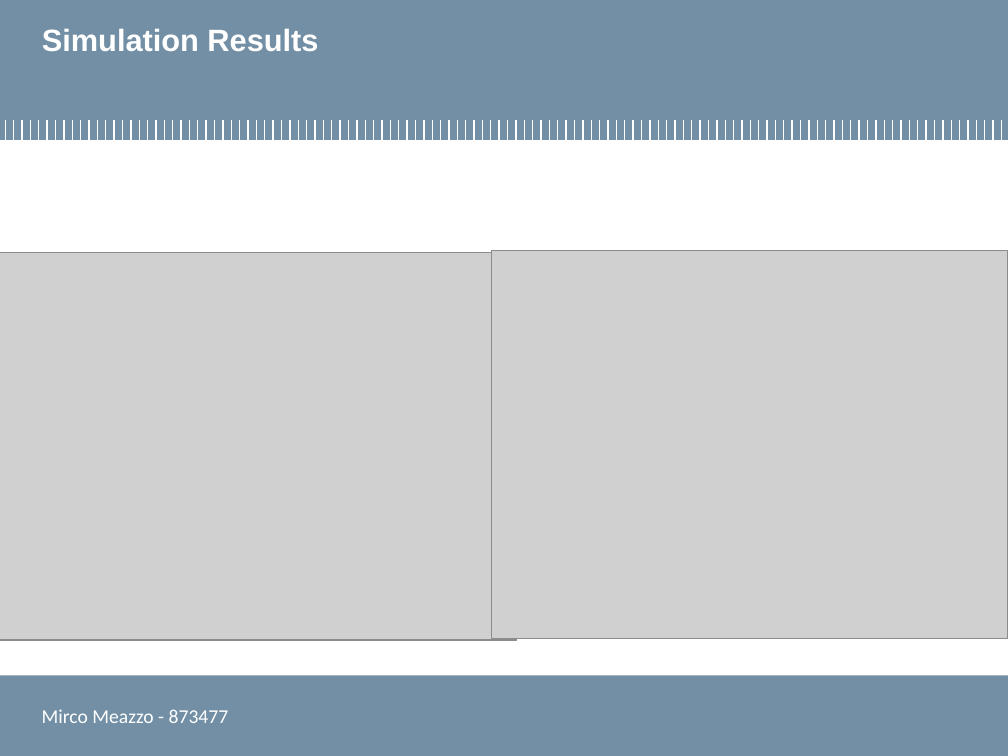
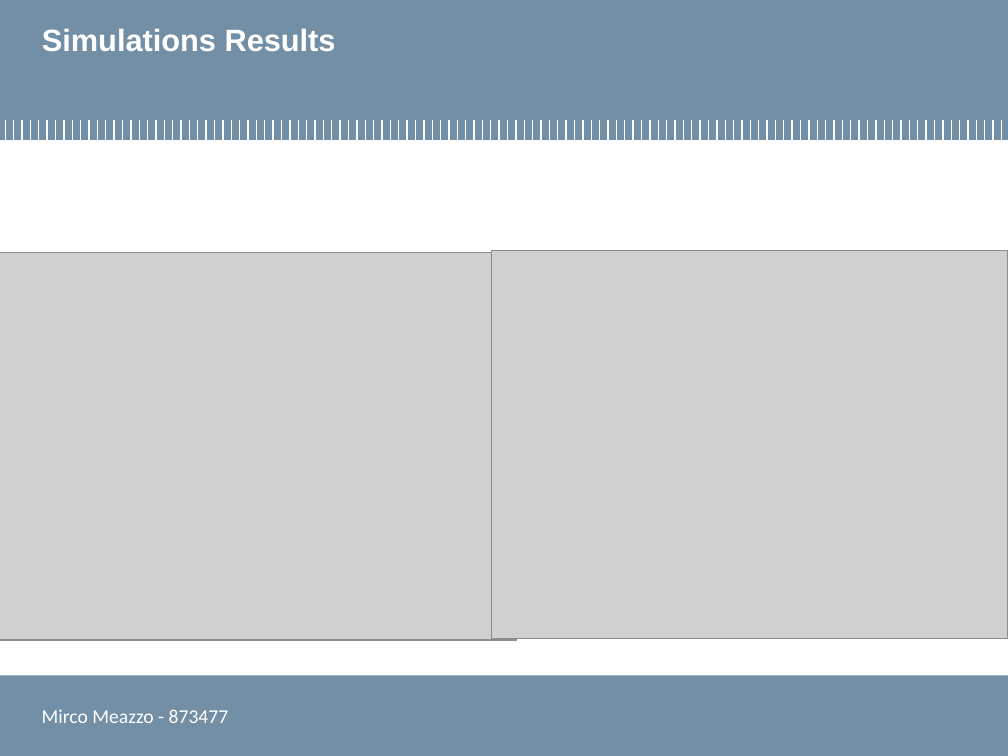
Before and after one commit to mircuz/channel_report, a slide deck: slide 16 of presentazione_meazzo.pptx (slide 12 before the commit). Drawn at 1008x756 pixels with LibreOffice and Linux fonts; fonts in the diff are those of the drawing; grey boxes stand for pictures; background and template pictures are left out. Boxes give left, top, right and bottom in pixels: in the first picture for what was removed or moved away, otherwise in the second. Text is boxed around its words. In the diff, an @@ line names an element or a change of style, - is before the commit and + after.

```diff
--- a/presentazione_meazzo.pptx
+++ b/presentazione_meazzo.pptx
@@ title at (42, 28, 336, 51): text changed @@
-Simulation Results
+Simulations Results
```
Also in this commit, not shown: 11 other slides changed, 5 slides added.
